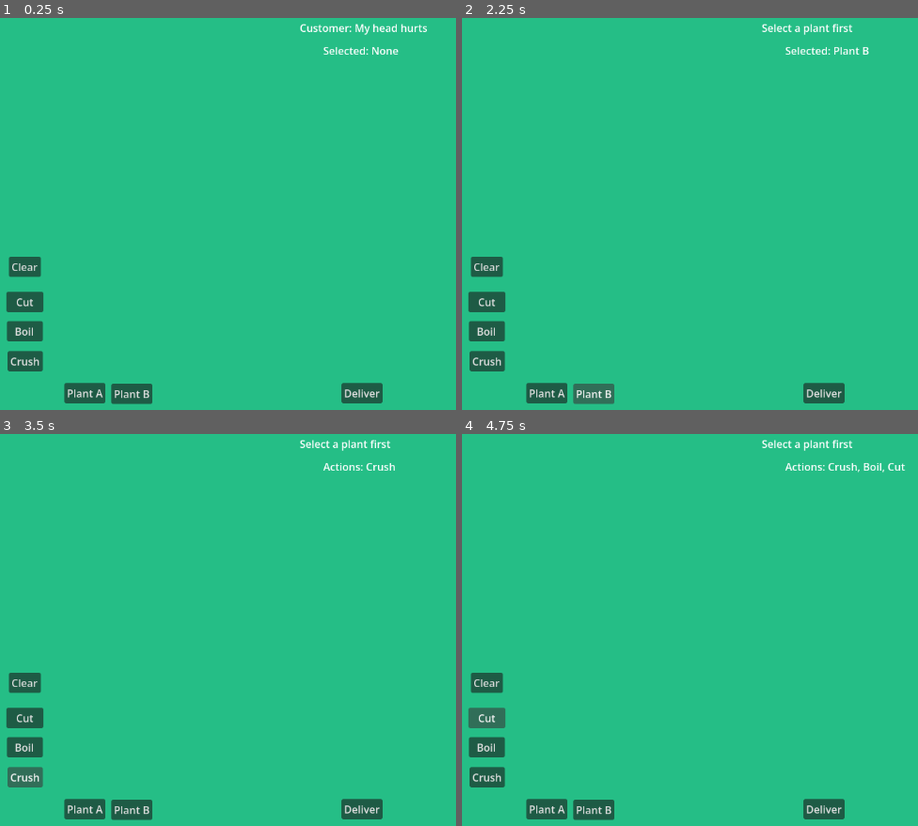
Above: before the commit, frames 1-4 (two rows, left to right).
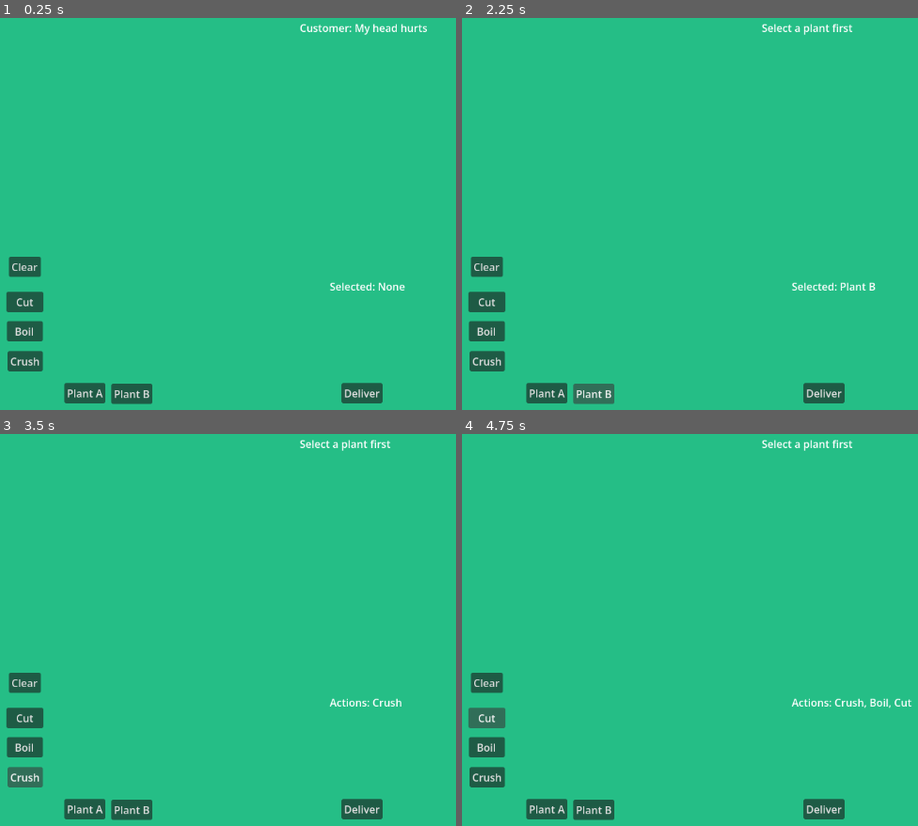
Above: after the commit, the same moments.

Repository: ErrorCodeTaken/alchemist-game
Game: Godot game, scene res://main.tscn
The game is run twice, just before and just after one commit, with the same random seed, the same clock (stepped at 60 frames per second) and the same inputs.
Inputs:
- Up to frame 1 (0.25 s): no input
- Up to frame 2 (2.25 s): click "Deliver" at 0.5 s; click "Plant A" at 1.25 s; click "Plant B" at 2 s
- Up to frame 3 (3.5 s): click "Crush" at 2.75 s
- Up to frame 4 (4.75 s): click "Boil" at 3.5 s; click "Cut" at 4.25 s

The runs differ from the first frame. In frame 1, 0.4% of the frame differs, in the area x 70-89%, y 7-70%; in frame 2, 0.4%; in frame 3, 0.3%; in frame 4, 0.5%, in the area x 70-99%, y 7-71%.

Commit message:
Add readable action history to result feedback
Display a human-readable summary of the player’s actions after each delivery (e.g. "You cut it, then crushed it."). Improves clarity and reinforces learning without changing gameplay logic.

Diff:
--- a/main.gd
+++ b/main.gd
@@ -39,6 +39,23 @@
 	selected_plant = "B"
 	$SelectionLabel.text = "Selected: Plant B"
 
+func get_action_history_text() -> String:
+	if actions.size() == 0:
+		return "You delivered it raw."
+
+	var readable_actions = []
+
+	for action in actions:
+		if action == "cut":
+			readable_actions.append("cut it")
+		elif action == "crush":
+			readable_actions.append("crushed it")
+		elif action == "boil":
+			readable_actions.append("boiled it")
+
+	return "You " + ", then ".join(readable_actions) + "."
+
+
 
 func _on_deliver_pressed() -> void:
 	if is_busy:
@@ -78,7 +95,7 @@
 		else:
 			result = "The bark seems to help a little, but it is too weak raw."
 
-		$Label.text = result
+		$Label.text = result + "\n" + get_action_history_text()
 
 		selected_plant = ""
 		actions.clear()
@@ -108,7 +125,7 @@
 		else:
 			result = "This plant seems suited for skin, but it needs to be cut first."
 
-		$Label.text = result
+		$Label.text = result + "\n" + get_action_history_text()
 
 		selected_plant = ""
 		actions.clear()
--- a/main.tscn
+++ b/main.tscn
@@ -54,10 +54,10 @@
 
 [node name="SelectionLabel" type="Label" parent="." unique_id=451169417]
 layout_mode = 0
-offset_left = 500.0
-offset_top = 63.0
-offset_right = 616.0
-offset_bottom = 86.0
+offset_left = 510.0
+offset_top = 425.0
+offset_right = 626.0
+offset_bottom = 448.0
 text = "Selected: None"
 
 [node name="Crush" type="Button" parent="." unique_id=2026100934]
